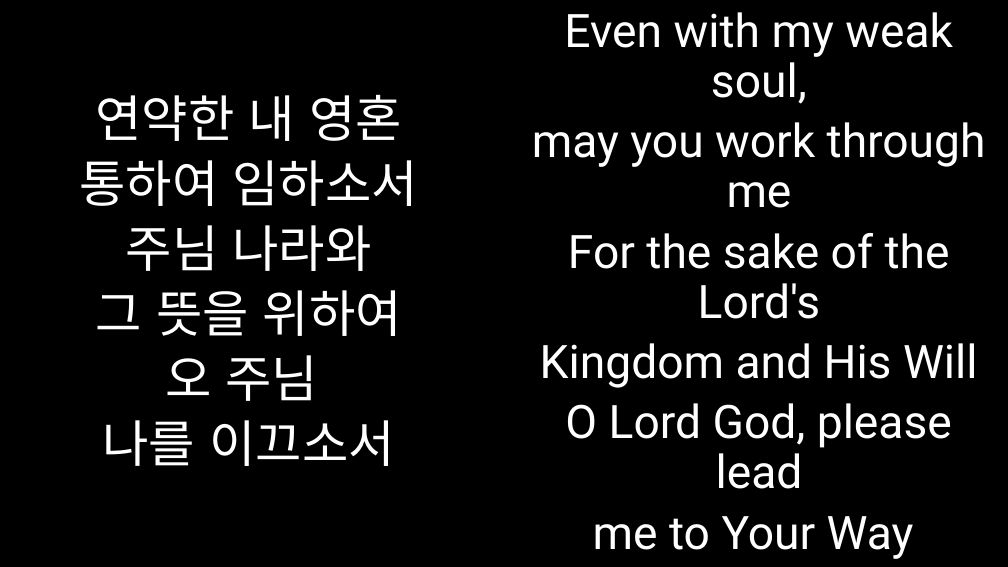
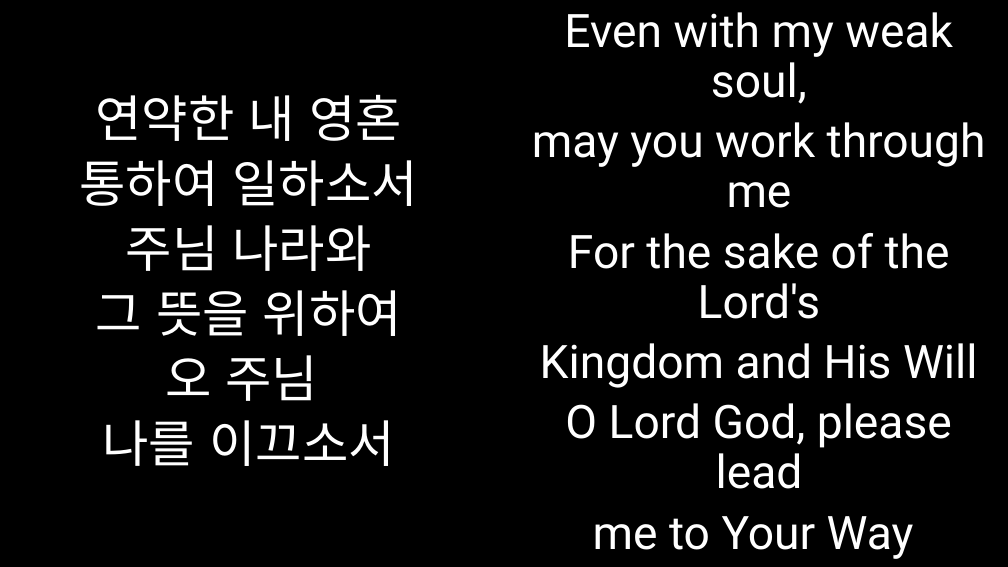
Before and after one commit to holylance/godspellSub, a slide deck: slide 3 of 주님 말씀하시면.ppt. Drawn at 1008x567 pixels with LibreOffice and Linux fonts; fonts in the diff are those of the drawing. Boxes give left, top, right and bottom in pixels: in the first picture for what was removed or moved away, otherwise in the second. Text is boxed around its words. In the diff, an @@ line names an element or a change of style, - is before the commit and + after.

```diff
--- a/주님 말씀하시면.ppt
+++ b/주님 말씀하시면.ppt
@@ text at [79,160,418,206]: text changed @@
-통하여 임하소서
+통하여 일하소서
```
Also in this commit, not shown: 2 other files.
